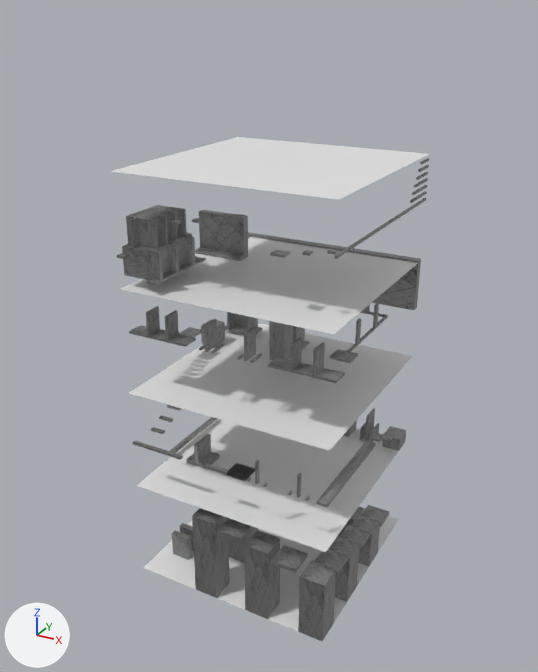
An edit to the Blender file engine_resource/3D Objects/tower/tower.blend, drawn before and after from the same camera.
Both versions are drawn from a 50 mm camera at (20.0, -33.2, 26.0) aimed at (4.7, -5.4, 12.0). Every picture has the same lights, and +X, +Y and +Z are marked at lower left.

Names of what the first picture shows: 'Plane', 'Plane.001', 'Plane.002', 'Plane.003', 'Plane.004', 'Platform.044', 'Platform.046', 'Platform.048', 'Platform.050', 'Platform.085', 'Platform.100', 'Platform.105'.
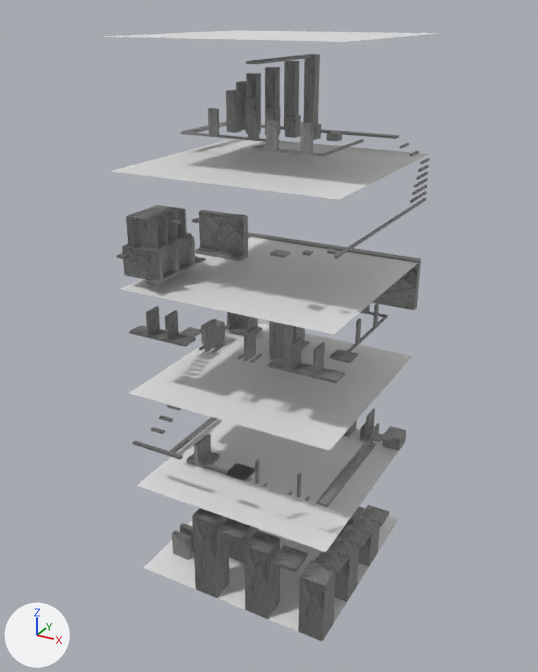
Diff of the bpy script that builds the scene:
```diff
--- a/engine_resource/3D Objects/tower/tower.blend.py
+++ b/engine_resource/3D Objects/tower/tower.blend.py
@@ ob_plane_005 @@
+ob_plane_005 = bpy.data.objects.new('Plane.005', me_plane_013.copy())  # the mesh of ob_plane_004
+ob_plane_005.location = (5.0, -5.0, 25.0)
@@ ob_platform_169 @@
+ob_platform_169 = bpy.data.objects.new('Platform.169', me_cube_079)  # a box spanning x -0.25..0.25, y -0.05..0.05, z -0.55..0.55
+ob_platform_169.location = (7.25, -6.95, 21.45)
@@ ob_platform_168 @@
+ob_platform_168 = bpy.data.objects.new('Platform.168', me_cube_079.copy())
+ob_platform_168.location = (5.75, -6.95, 21.45)
@@ ob_platform_167 @@
+ob_platform_167 = bpy.data.objects.new('Platform.167', me_cube_079.copy())
+ob_platform_167.location = (3.75, -4.95, 21.45)
@@ ob_platform_166 @@
+ob_platform_166 = bpy.data.objects.new('Platform.166', me_cube_079.copy())
+ob_platform_166.location = (1.75, -4.95, 21.45)
@@ ob_platform_161 @@
+ob_platform_161 = bpy.data.objects.new('Platform.161', me_cube_048)  # a box spanning x -0.25..0.25, y -2.35..2.35, z -0.05..0.05
+ob_platform_161.location = (4.75, -4.45, 24.05)
@@ ob_platform_159 @@
+ob_platform_159 = bpy.data.objects.new('Platform.159', me_cube_046)  # a box spanning x -0.25..0.25, y -0.25..0.25, z -1.65..1.65
+ob_platform_159.location = (4.75, -1.45, 22.45)
@@ ob_platform_158 @@
+ob_platform_158 = bpy.data.objects.new('Platform.158', me_cube_045)  # a box spanning x -0.25..0.25, y -0.25..0.25, z -1.5..1.5
+ob_platform_158.location = (3.75, -1.45, 22.3)
@@ ob_platform_157 @@
+ob_platform_157 = bpy.data.objects.new('Platform.157', me_cube_044)  # a box spanning x -0.25..0.25, y -0.25..0.25, z -1.35..1.35
+ob_platform_157.location = (2.75, -1.45, 22.15)
@@ ob_platform_156 @@
+ob_platform_156 = bpy.data.objects.new('Platform.156', me_cube_043)  # a box spanning x -0.25..0.25, y -0.25..0.25, z -1.2..1.2
+ob_platform_156.location = (1.75, -1.45, 22.0)
@@ ob_platform_155 @@
+ob_platform_155 = bpy.data.objects.new('Platform.155', me_cube_041)  # a box spanning x -0.25..0.25, y -0.25..0.25, z -1.05..1.05
+ob_platform_155.location = (1.75, -2.35, 21.85)
@@ ob_platform_154 @@
+ob_platform_154 = bpy.data.objects.new('Platform.154', me_cube_040)  # a box spanning x -0.25..0.25, y -0.25..0.25, z -0.9..0.9
+ob_platform_154.location = (1.75, -3.25, 21.7)
@@ ob_platform_153 @@
+ob_platform_153 = bpy.data.objects.new('Platform.153', me_cube_039)  # a box spanning x -0.25..0.25, y -0.25..0.25, z -0.75..0.75
+ob_platform_153.location = (2.75, -3.25, 21.55)
@@ ob_platform_152 @@
+ob_platform_152 = bpy.data.objects.new('Platform.152', me_cube_031)  # a box spanning x -0.25..0.25, y -0.25..0.25, z -0.6..0.6
+ob_platform_152.location = (3.75, -3.25, 21.4)
@@ ob_platform_151 @@
+ob_platform_151 = bpy.data.objects.new('Platform.151', me_cube_030)  # a box spanning x -0.25..0.25, y -0.25..0.25, z -0.45..0.45
+ob_platform_151.location = (4.75, -3.25, 21.25)
@@ ob_platform_150 @@
+ob_platform_150 = bpy.data.objects.new('Platform.150', me_cube_029)  # a box spanning x -0.25..0.25, y -0.25..0.25, z -0.3..0.3
+ob_platform_150.location = (5.75, -3.25, 21.1)
@@ ob_platform_149 @@
+ob_platform_149 = bpy.data.objects.new('Platform.149', me_cube_028)  # a box spanning x -0.25..0.25, y -0.25..0.25, z -0.15..0.15
+ob_platform_149.location = (6.75, -3.25, 20.95)
@@ ob_platform_148 @@
+ob_platform_148 = bpy.data.objects.new('Platform.148', me_cube_027)  # a box spanning x -0.05..0.05, y -1.95..1.95, z -0.05..0.05
+ob_platform_148.location = (7.95, -4.95, 20.85)
@@ ob_platform_147 @@
+ob_platform_147 = bpy.data.objects.new('Platform.147', me_cube_023)  # a box spanning x -1.5..1.5, y -0.05..0.05, z -0.05..0.05
+ob_platform_147.location = (6.5, -6.95, 20.85)
@@ ob_platform_145 @@
+ob_platform_145 = bpy.data.objects.new('Platform.145', me_cube_018)  # a box spanning x -2.3..2.3, y -0.05..0.05, z -0.05..0.05
+ob_platform_145.location = (2.7, -4.95, 20.85)
@@ ob_platform_144 @@
+ob_platform_144 = bpy.data.objects.new('Platform.144', me_cube_016)  # a box spanning x -0.2..0.2, y -2.15..2.15, z -0.05..0.05
+ob_platform_144.location = (0.2, -2.85, 20.85)
@@ ob_platform_143 @@
+ob_platform_143 = bpy.data.objects.new('Platform.143', me_cube_013)  # a box spanning x -4.25..4.25, y -0.2..0.2, z -0.05..0.05
+ob_platform_143.location = (4.25, -0.2, 20.65)
```

Location of each change, (x1, y1, x2, y2) in pixels of the pictures (538 x 672 px):
'Plane.005', added
    after: (100, 30, 439, 42)
'Platform.159', added
    after: (303, 54, 320, 124)
'Platform.158', added
    after: (284, 61, 299, 130)
'Platform.154', added
    after: (226, 90, 242, 133)
'Platform.157', added
    after: (265, 67, 280, 107)
'Platform.169', added
    after: (300, 122, 314, 153)
'Platform.168', added
    after: (266, 120, 279, 150)
'Platform.151', added
    after: (285, 114, 301, 138)
'Platform.155', added
    after: (236, 81, 251, 130)
'Platform.153', added
    after: (245, 98, 261, 134)
'Platform.167', added
    after: (248, 111, 259, 139)
'Platform.143', added
    after: (261, 125, 399, 139)
'Platform.156', added
    after: (246, 73, 261, 98)
'Platform.166', added
    after: (208, 108, 219, 135)
'Platform.161', added
    after: (246, 55, 311, 64)
'Platform.152', added
    after: (265, 106, 280, 135)
'Platform.145', added
    after: (188, 132, 280, 143)
'Platform.147', added
    after: (255, 147, 325, 157)
'Platform.148', added
    after: (323, 139, 364, 156)
'Platform.144', added
    after: (181, 121, 227, 135)
'Platform.149', added
    after: (327, 132, 342, 141)
'Platform.150', added
    after: (313, 123, 321, 140)
